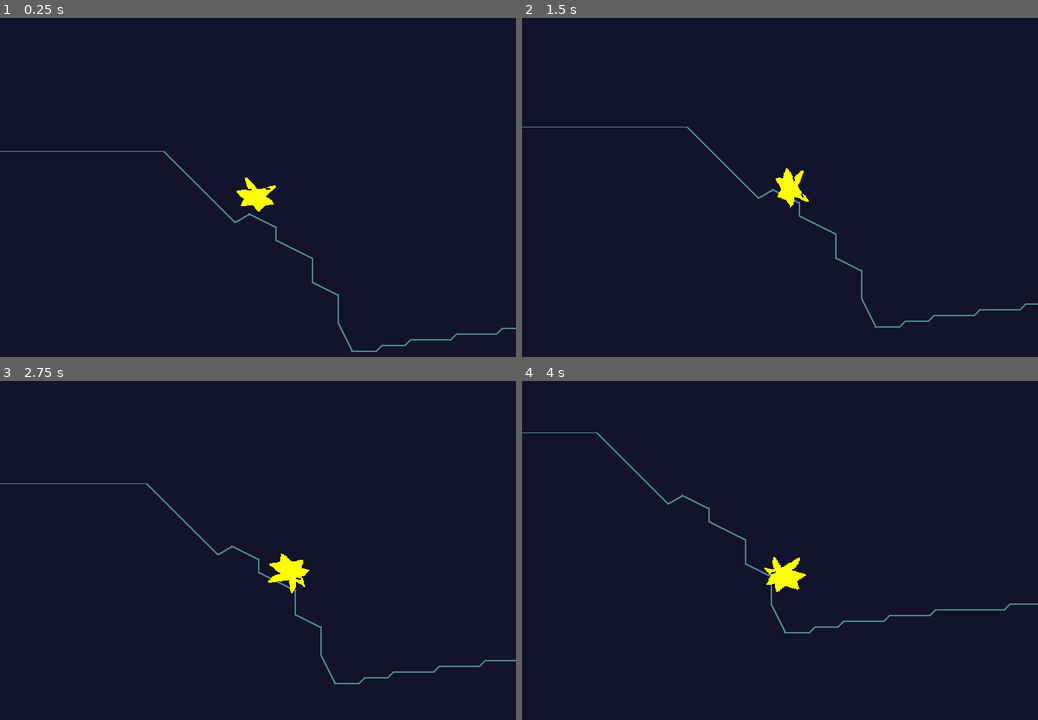
Above: before the commit, frames 1-4 (two rows, left to right).
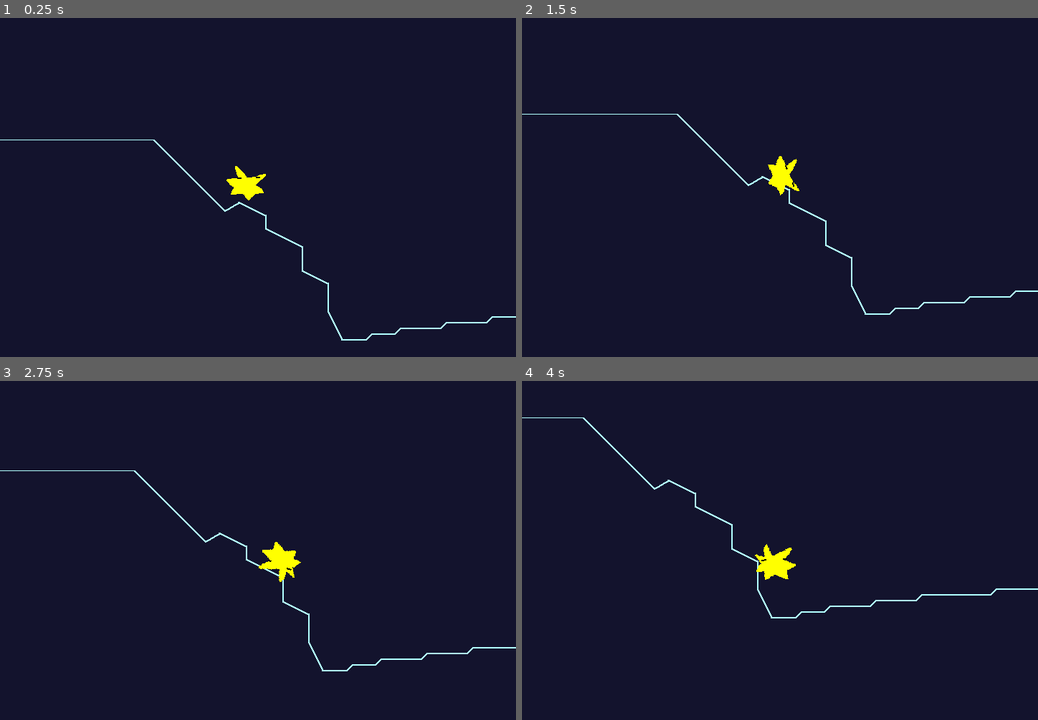
Above: after the commit, the same moments.

Repository: loudercake/gwj84
Game: Godot game, scene res://terrain1.tscn
Same seed, same stepped clock (60 frames per second), same inputs: the game is played once before the commit and once after it.
Inputs:
- Up to frame 1 (0.25 s): no input
- Up to frame 2 (1.5 s): hold Right (ui_right) 0.53-1.28 s; hold Left (ui_left) from 1.28 s (still down)
- Up to frame 3 (2.75 s): release Left (ui_left) at 2.03 s; hold Right (ui_right) from 2.03 s (still down)
- Up to frame 4 (4 s): release Right (ui_right) at 3.53 s; hold Left (ui_left) from 3.53 s (still down)

The runs differ from the first frame. In frame 1, 1.4% of the frame differs, in the area x 0-100%, y 35-99%; in frame 2, 1.4%; in frame 3, 1.4%; in frame 4, 1.6%, in the area x 0-100%, y 10-75%.

Commit message:
change 2

Diff:
--- /dev/null
+++ b/audio.gd
@@ -0,0 +1,14 @@
+extends AudioStreamPlayer
+
+var delay = 3.0
+
+var adaptive_track = 0
+
+func _process(delta: float) -> void:
+	match adaptive_track:
+		0:
+			pass
+		_:
+			pass
+	if !playing:
+		play()
--- a/bingobanjo.gd
+++ b/bingobanjo.gd
@@ -6,7 +6,7 @@
 	Color("FFFF00")
 ]
 
-const speed = 200
+const speed = 400
 
 @onready var body = $body
 @onready var eyes = $Eyes
@@ -56,6 +56,10 @@
 
 
 func _on_activator_area_entered(area: Area2D) -> void:
+	if area.get_parent().get_class() == "Node2D":
+		return
 	if !active and area.get_parent().active:
 		active = true
+		if freeze:
+			freeze = false
 		emit_signal("activated")
--- a/bingobanjo.tscn
+++ b/bingobanjo.tscn
@@ -42,6 +42,7 @@
 
 [node name="Bingobanjo" type="RigidBody2D"]
 gravity_scale = 0.1
+freeze_mode = 1
 script = ExtResource("1_avlq5")
 
 [node name="body" type="Sprite2D" parent="."]
--- /dev/null
+++ b/camera_override.gd
@@ -0,0 +1,9 @@
+extends Area2D
+
+@onready var critters = $"../Critters"
+@onready var remote_transform = %RemoteTransform2D
+
+func _on_area_entered(area: Area2D) -> void:
+	critters.camera_following = false
+	remote_transform.reparent(self)
+	remote_transform.global_position = global_position
--- /dev/null
+++ b/cheat1.gd
@@ -0,0 +1,8 @@
+extends Area2D
+
+@onready var critters = $"../Critters"
+
+func _on_area_entered(area: Area2D) -> void:
+	if area.get_parent().active:
+		for critter in critters.get_children():
+			critter.active = true
--- a/critters.gd
+++ b/critters.gd
@@ -3,26 +3,29 @@
 @onready var remote_transform = %RemoteTransform2D
 @onready var camera = %Camera
 
+var camera_following = true
+
 func _ready() -> void:
 	var genesis = get_child(0)
 	genesis.active = true
+	remote_transform.reparent(genesis)
 	for bingobanjo in get_children():
 		bingobanjo.connect("activated", _on_bingobanjo_activated)
-	remote_transform.reparent(genesis)
 	remote_transform.remote_path = camera.get_path()
 
 func _process(delta: float) -> void:
-	var furthest: float = 0
-	var furthest_bingobanjo: Node = $Bingobanjo
-	for bingobanjo in get_children():
-		if bingobanjo.position.x > furthest and bingobanjo.active:
-			furthest = bingobanjo.position.x
-			furthest_bingobanjo = bingobanjo
-	if remote_transform.get_parent() != furthest_bingobanjo:
-		remote_transform.reparent(furthest_bingobanjo)
-		remote_transform.global_position = furthest_bingobanjo.global_position
-		remote_transform.remote_path = camera.get_path()
+	if camera_following:
+		var furthest: float = 0
+		var furthest_bingobanjo: Node = $Bingobanjo
+		for bingobanjo in get_children():
+			if bingobanjo.position.x > furthest and bingobanjo.active:
+				furthest = bingobanjo.position.x
+				furthest_bingobanjo = bingobanjo
+		if remote_transform.get_parent() != furthest_bingobanjo:
+			remote_transform.reparent(furthest_bingobanjo)
+			remote_transform.global_position = furthest_bingobanjo.global_position
+			remote_transform.remote_path = camera.get_path()
 
 func _on_bingobanjo_activated():
-	print("aa")
-	camera.get_node("Camera").zoom -= Vector2(0.05,0.05)
+	var tween = get_tree().create_tween()
+	tween.tween_property(camera.get_node("Camera"), "zoom", camera.get_node("Camera").zoom - Vector2(0.05,0.05), 0.5)
--- a/terrain1.tscn
+++ b/terrain1.tscn
@@ -1,32 +1,46 @@
-[gd_scene load_steps=7 format=3 uid="uid://db7v1l6w7hfnv"]
+[gd_scene load_steps=11 format=3 uid="uid://db7v1l6w7hfnv"]
 
-[ext_resource type="Script" uid="uid://d1br3lq73bleh" path="res://terrain1.gd" id="1_ql4qq"]
-[ext_resource type="Texture2D" uid="uid://bo7hysiduqla0" path="res://terrain1.png" id="2_y1fkp"]
-[ext_resource type="Script" uid="uid://shbmq51lc7j6" path="res://critters.gd" id="3_u7qw4"]
+[ext_resource type="Script" uid="uid://iljypu3b6kxo" path="res://terrain1.gd" id="1_ql4qq"]
+[ext_resource type="AudioStream" uid="uid://br0hn0koxorh1" path="res://bingobanjo1.mp3" id="2_u7qw4"]
+[ext_resource type="Texture2D" uid="uid://duq8np077sas" path="res://terrain1.png" id="2_y1fkp"]
+[ext_resource type="Script" uid="uid://dyoo0sdx1i08b" path="res://audio.gd" id="3_ahjem"]
+[ext_resource type="Script" uid="uid://dvpaf8u3tu4uf" path="res://critters.gd" id="3_u7qw4"]
 [ext_resource type="PackedScene" uid="uid://bt0ej277x8pk2" path="res://bingobanjo.tscn" id="4_ahjem"]
-[ext_resource type="Script" uid="uid://clmnym83003ql" path="res://camera_reset.gd" id="5_cau0v"]
+[ext_resource type="Script" uid="uid://4omugjh4cnqd" path="res://cheat1.gd" id="5_ql4qq"]
+[ext_resource type="Script" uid="uid://dpvqt3ukxcedu" path="res://camera_override.gd" id="7_u7qw4"]
 
-[sub_resource type="RectangleShape2D" id="RectangleShape2D_272bh"]
-size = Vector2(120, 104)
+[sub_resource type="RectangleShape2D" id="RectangleShape2D_y1fkp"]
+size = Vector2(607, 58)
+
+[sub_resource type="RectangleShape2D" id="RectangleShape2D_ahjem"]
+size = Vector2(97, 192.5)
 
 [node name="Terrain1" type="Node2D"]
 script = ExtResource("1_ql4qq")
 
+[node name="AudioStreamPlayer" type="AudioStreamPlayer" parent="."]
+stream = ExtResource("2_u7qw4")
+script = ExtResource("3_ahjem")
+
 [node name="StaticBody2D" type="StaticBody2D" parent="."]
 position = Vector2(20, 322)
 
-[node name="Terrain1" type="Sprite2D" parent="StaticBody2D"]
-modulate = Color(0.560784, 1, 1, 0.486275)
+[node name="Terrain" type="Sprite2D" parent="StaticBody2D"]
+modulate = Color(0.694118, 1, 1, 1)
 position = Vector2(3092, 142)
 texture = ExtResource("2_y1fkp")
 
 [node name="CollisionPolygon2D" type="CollisionPolygon2D" parent="StaticBody2D"]
 build_mode = 1
-polygon = PackedVector2Array(-164, -178, -140, -186, -108, - …(884 unchanged characters)… , 3860, -162, 3908, -162, 3916, -170, 3916, -178, 3908, -186, 3900, -178, 3892, -178, 3884, -186, 3884, -194, 3884, -202, 3908, -202, 3916, -194, 3916, -202, 3932, -202, 3940, -202, 3940, -194, 3948, -186, 3948, -178, 3948, -170, -204, 1110)
+polygon = PackedVector2Array(-164, -178, -140, -186, -108, - …(884 unchanged characters)… , 3860, -162, 3908, -162, 3916, -170, 3940, -170, -204, 1110)
 
 [node name="CollisionPolygon2D2" type="CollisionPolygon2D" parent="StaticBody2D"]
 build_mode = 1
-polygon = PackedVector2Array(3924, -162, 3940, -162, 3948, -162, 3964, -162, 3972, -162, 39 …(1087 unchanged characters)…
+polygon = PackedVector2Array(3924, -162, 3940, -170, 3948, -162, 3964, -162, 3972, -162, 39 …(1087 unchanged characters)…
+
+[node name="CollisionPolygon2D3" type="CollisionPolygon2D" parent="StaticBody2D"]
+build_mode = 1
+polygon = PackedVector2Array(6188, 574, 6188, 510, 6180, 502, 6180, 486, 6180, 454, 6188, 438, 6188, 414, 6180, 398, 6196, 366, 6228, 366, 6228, 358, 6244, 358, 6268, 350, 6364, 318, 6412, 310, 6420, 278, 6444, 262, 6444, 230, 6492, 214, 6724, 30)
 
 [node name="Critters" type="Node" parent="."]
 script = ExtResource("3_u7qw4")
@@ -37,57 +51,6 @@
 [node name="Bingobanjo1" parent="Critters" instance=ExtResource("4_ahjem")]
 position = Vector2(3920, 88)
 
-[node name="Bingobanjo5" parent="Critters" instance=ExtResource("4_ahjem")]
-position = Vector2(5256, 496)
-
-[node name="Bingobanjo6" parent="Critters" instance=ExtResource("4_ahjem")]
-position = Vector2(5336, 504)
-
-[node name="Bingobanjo7" parent="Critters" instance=ExtResource("4_ahjem")]
-position = Vector2(5336, 504)
-
-[node name="Bingobanjo8" parent="Critters" instance=ExtResource("4_ahjem")]
-position = Vector2(5272, 432)
-
-[node name="Bingobanjo9" parent="Critters" instance=ExtResource("4_ahjem")]
-position = Vector2(5248, 568)
-
-[node name="Bingobanjo10" parent="Critters" instance=ExtResource("4_ahjem")]
-position = Vector2(5184, 488)
-
-[node name="Bingobanjo11" parent="Critters" instance=ExtResource("4_ahjem")]
-position = Vector2(5360, 568)
-
-[node name="Bingobanjo12" parent="Critters" instance=ExtResource("4_ahjem")]
-position = Vector2(5144, 424)
-
-[node name="Bingobanjo13" parent="Critters" instance=ExtResource("4_ahjem")]
-position = Vector2(5208, 384)
-
-[node name="Bingobanjo14" parent="Critters" instance=ExtResource("4_ahjem")]
-position = Vector2(5432, 568)
-
-[node name="Bingobanjo15" parent="Critters" instance=ExtResource("4_ahjem")]
-position = Vector2(5424, 488)
-
-[node name="Bingobanjo16" parent="Critters" instance=ExtResource("4_ahjem")]
-position = Vector2(5376, 416)
-
-[node name="Bingobanjo17" parent="Critters" instance=ExtResource("4_ahjem")]
-position = Vector2(5304, 384)
-
-[node name="Bingobanjo18" parent="Critters" instance=ExtResource("4_ahjem")]
-position = Vector2(5504, 552)
-
-[node name="Bingobanjo19" parent="Critters" instance=ExtResource("4_ahjem")]
-position = Vector2(5496, 456)
-
-[node name="Bingobanjo20" parent="Critters" instance=ExtResource("4_ahjem")]
-position = Vector2(5440, 376)
-
-[node name="Bingobanjo21" parent="Critters" instance=ExtResource("4_ahjem")]
-position = Vector2(5440, 376)
-
 [node name="Bingobanjo2" parent="Critters" instance=ExtResource("4_ahjem")]
 position = Vector2(3688, 136)
 
@@ -97,26 +60,82 @@
 [node name="Bingobanjo4" parent="Critters" instance=ExtResource("4_ahjem")]
 position = Vector2(1088, 192)
 
+[node name="Bingobanjo5" parent="Critters" instance=ExtResource("4_ahjem")]
+position = Vector2(5224, 432)
+
+[node name="Bingobanjo6" parent="Critters" instance=ExtResource("4_ahjem")]
+position = Vector2(5248, 504)
+
+[node name="Bingobanjo7" parent="Critters" instance=ExtResource("4_ahjem")]
+position = Vector2(5152, 416)
+
+[node name="Bingobanjo8" parent="Critters" instance=ExtResource("4_ahjem")]
+position = Vector2(5200, 568)
+
+[node name="Bingobanjo9" parent="Critters" instance=ExtResource("4_ahjem")]
+position = Vector2(5320, 544)
+
+[node name="Bingobanjo10" parent="Critters" instance=ExtResource("4_ahjem")]
+position = Vector2(5408, 536)
+
+[node name="Bingobanjo11" parent="Critters" instance=ExtResource("4_ahjem")]
+position = Vector2(5320, 424)
+
+[node name="Bingobanjo14" parent="Critters" instance=ExtResource("4_ahjem")]
+position = Vector2(5608, 584)
+
+[node name="Bingobanjo17" parent="Critters" instance=ExtResource("4_ahjem")]
+position = Vector2(5688, 608)
+
+[node name="Bingobanjo19" parent="Critters" instance=ExtResource("4_ahjem")]
+position = Vector2(5576, 544)
+lock_rotation = true
+
+[node name="Bingobanjo20" parent="Critters" instance=ExtResource("4_ahjem")]
+position = Vector2(5664, 560)
+lock_rotation = true
+
+[node name="Bingobanjo15" parent="Critters" instance=ExtResource("4_ahjem")]
+position = Vector2(5528, 584)
+
+[node name="Bingobanjo16" parent="Critters" instance=ExtResource("4_ahjem")]
+position = Vector2(5432, 584)
+
+[node name="Bingobanjo13" parent="Critters" instance=ExtResource("4_ahjem")]
+position = Vector2(5382, 584)
+
+[node name="Bingobanjo12" parent="Critters" instance=ExtResource("4_ahjem")]
+position = Vector2(5480, 568)
+
 [node name="RemoteTransform2D" type="RemoteTransform2D" parent="Critters"]
 unique_name_in_owner = true
-position = Vector2(-96, 112)
+position = Vector2(-95, 112)
 remote_path = NodePath("../../Camera")
 update_rotation = false
 
-[node name="CameraReset" type="Area2D" parent="."]
-position = Vector2(4224, 136)
-script = ExtResource("5_cau0v")
-
-[node name="CollisionShape2D" type="CollisionShape2D" parent="CameraReset"]
-position = Vector2(-68, 52)
-shape = SubResource("RectangleShape2D_272bh")
-
 [node name="Camera" type="Node2D" parent="."]
 unique_name_in_owner = true
-position = Vector2(-96, 112)
+position = Vector2(-95, 112)
 
 [node name="Camera" type="Camera2D" parent="Camera"]
-position = Vector2(-16, -16)
+position = Vector2(-3, 0)
 position_smoothing_enabled = true
 
-[connection signal="area_entered" from="CameraReset" to="CameraReset" method="_on_area_entered"]
+[node name="cheat_area" type="Area2D" parent="."]
+position = Vector2(5136, 336)
+script = ExtResource("5_ql4qq")
+
+[node name="CollisionShape2D" type="CollisionShape2D" parent="cheat_area"]
+position = Vector2(288.5, 216)
+shape = SubResource("RectangleShape2D_y1fkp")
+
+[node name="camera_override" type="Area2D" parent="."]
+position = Vector2(5792, 560)
+script = ExtResource("7_u7qw4")
+
+[node name="CollisionShape2D" type="CollisionShape2D" parent="camera_override"]
+position = Vector2(0, -47.75)
+shape = SubResource("RectangleShape2D_ahjem")
+
+[connection signal="area_entered" from="cheat_area" to="cheat_area" method="_on_area_entered"]
+[connection signal="area_entered" from="camera_override" to="camera_override" method="_on_area_entered"]
--- /dev/null
+++ b/terrain2.tscn
@@ -0,0 +1,11 @@
+[gd_scene load_steps=2 format=3 uid="uid://cps65p86icwwm"]
+
+[ext_resource type="Texture2D" uid="uid://c0nqhhtsb4vg" path="res://terrain2.png" id="1_tb12x"]
+
+[node name="terrain2" type="Node2D"]
+
+[node name="StaticBody2D" type="StaticBody2D" parent="."]
+
+[node name="Terrain" type="Sprite2D" parent="StaticBody2D"]
+position = Vector2(336, 1144)
+texture = ExtResource("1_tb12x")
Not shown: 1 places in bingobanjo.tscn that only renumber resources
Binary file changed: terrain1.png
Binary file added: terrain2.png
Not shown, added: bingobanjo1.mp3
Not shown, added: bingobanjo2.mp3
